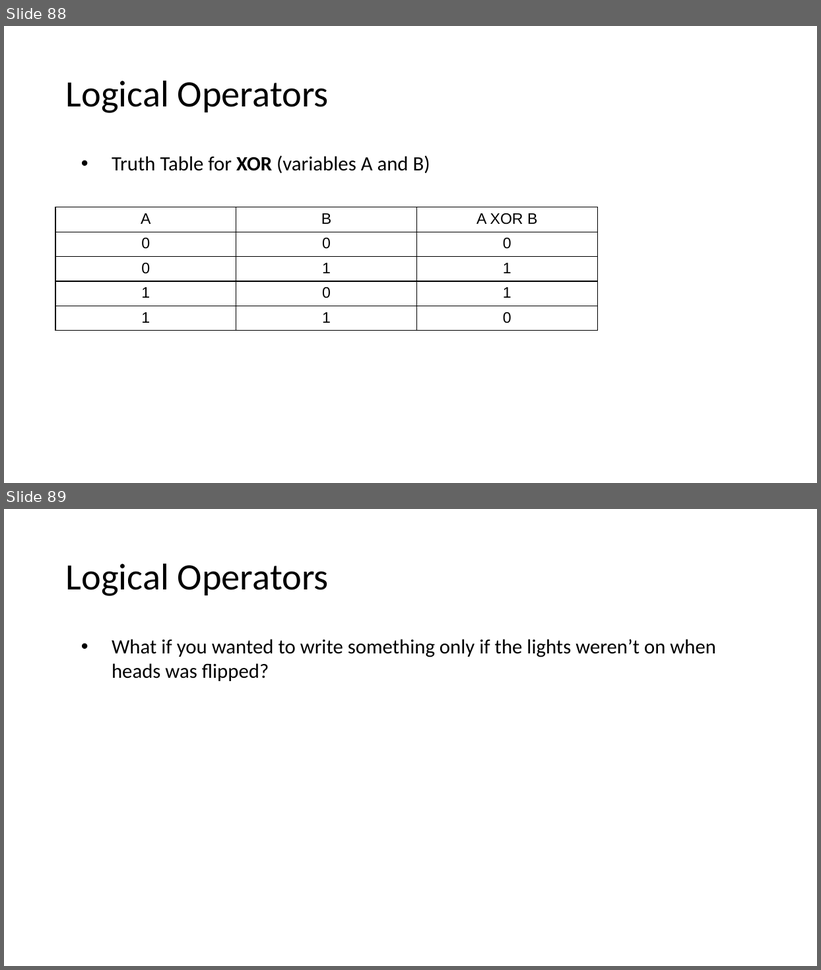
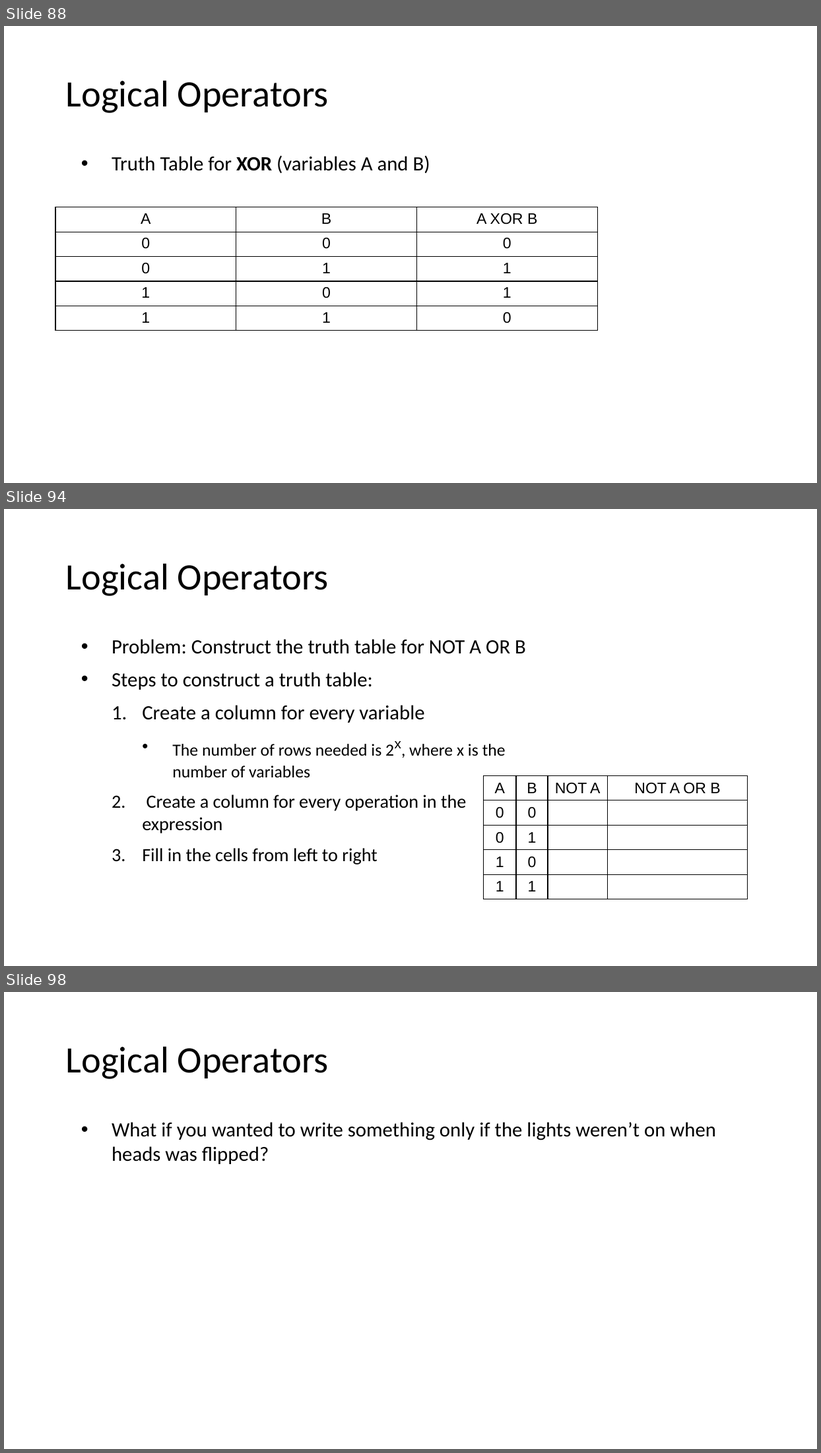
Before and after one commit to MrJoshGross/Course-Curricular-Material, a slide deck: wip/Lecture 2 - Binary, Logic, and Logical Operators.pptx. Shown one above the other, each under a label of ours: slides 88 and 89 before the commit, slides 88, 94 and 98 after it; the slides between them are not shown. The pictures are 821x970 and 821x1453 pixels, drawn with LibreOffice and Linux fonts; fonts in the diff are those of the drawing. Boxes give left, top, right and bottom in pixels: in the first picture for what was removed or moved away, otherwise in the second. Text is boxed around its words. In the diff, an @@ line names an element or a change of style, - is before the commit and + after.

Commit message:
Update Lecture 2 - Binary, Logic, and Logical Operators.pptx
add truth table construction and de morgan's law

```diff
--- a/wip/Lecture 2 - Binary, Logic, and Logical Operators.pptx
+++ b/wip/Lecture 2 - Binary, Logic, and Logical Operators.pptx
@@ slide 94 added at [4, 509, 817, 966], background #FFFFFF @@
@@ title added at [66, 563, 329, 596], 44 pt, text #000000 @@
+Logical Operators
@@ text added at [112, 639, 526, 865], 24 pt, text #000000 @@
+• Problem: Construct the truth table for NOT A OR B
+• Steps to construct a truth table:
+  1. Create a column for every variable
+    • The number of rows needed is 2x, where x is the number of variables
+  2. Create a column for every operation in the expression
+  3. Fill in the cells from left to right
@@ table added at [483, 776, 748, 900], 5 rows, 4 columns @@
+A | B | NOT A | NOT A OR B
+0 | 0 |  | 
+0 | 1 |  | 
+1 | 0 |  | 
+1 | 1 |  | 
@@ what was slide 89 is now slide 98 @@
```
Also in this commit, not shown: 4 slides changed, 38 other slides added.
